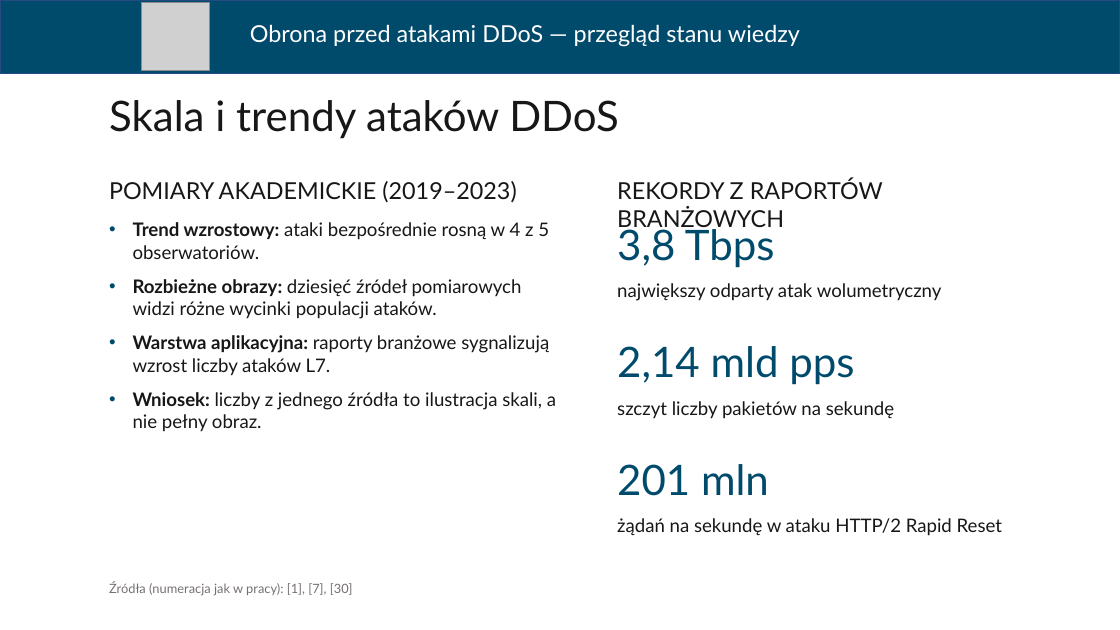
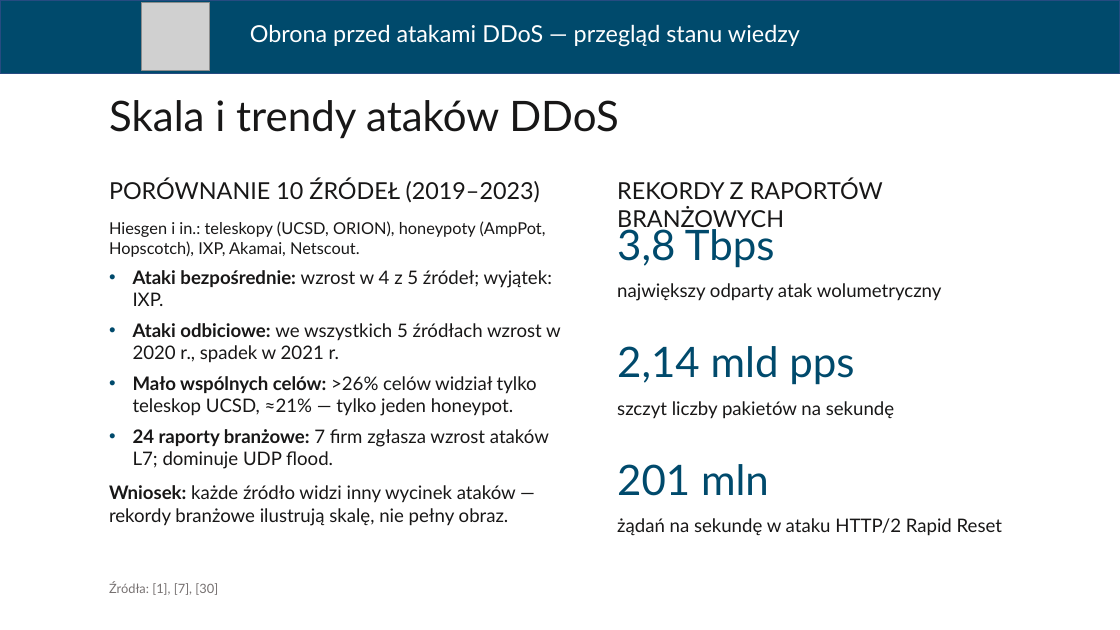
Before and after one commit to ArturBrogowicz/code, a slide deck: slide 3 of presentation/Prezentacja_WEiTI_PL.pptx. Drawn at 1120x630 pixels with LibreOffice and Linux fonts; fonts in the diff are those of the drawing; grey boxes stand for pictures. Boxes give left, top, right and bottom in pixels: in the first picture for what was removed or moved away, otherwise in the second. Text is boxed around its words. In the diff, an @@ line names an element or a change of style, - is before the commit and + after.

```diff
--- a/presentation/Prezentacja_WEiTI_PL.pptx
+++ b/presentation/Prezentacja_WEiTI_PL.pptx
@@ text at <box>109,179,540,203</box>: text changed @@
-POMIARY AKADEMICKIE (2019–2023)
+PORÓWNANIE 10 ŹRÓDEŁ (2019–2023)
@@ text at <box>109,221,561,526</box>: text changed @@
-• Trend wzrostowy: ataki bezpośrednie rosną w 4 z 5 obserwatoriów.
-• Rozbieżne obrazy: dziesięć źródeł pomiarowych widzi różne wycinki populacji ataków.
-• Warstwa aplikacyjna: raporty branżowe sygnalizują wzrost liczby ataków L7.
-• Wniosek: liczby z jednego źródła to ilustracja skali, a nie pełny obraz.
+Hiesgen i in.: teleskopy (UCSD, ORION), honeypoty (AmpPot, Hopscotch), IXP, Akamai, Netscout.
+• Ataki bezpośrednie: wzrost w 4 z 5 źródeł; wyjątek: IXP.
+• Ataki odbiciowe: we wszystkich 5 źródłach wzrost w 2020 r., spadek w 2021 r.
+• Mało wspólnych celów: >26% celów widział tylko teleskop UCSD, ≈21% — tylko jeden honeypot.
+• 24 raporty branżowe: 7 firm zgłasza wzrost ataków L7; dominuje UDP flood.
+Wniosek: każde źródło widzi inny wycinek ataków — rekordy branżowe ilustrują skalę, nie pełny obraz.
@@ text at <box>109,581,218,595</box>: text changed @@
-Źródła (numeracja jak w pracy): [1], [7], [30]
+Źródła: [1], [7], [30]
```
Also in this commit, not shown: 17 other slides changed, 1 slide added.
